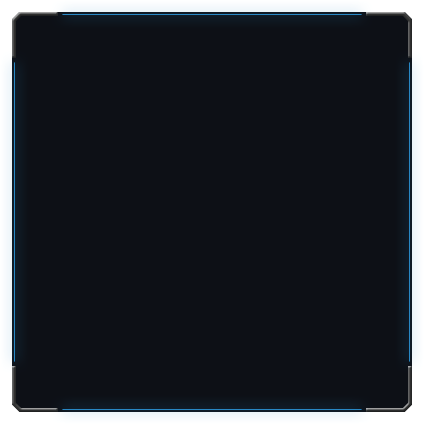
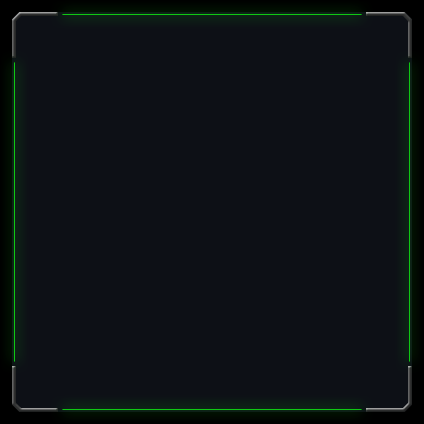
The second 424px x 424px image is a revision of the first. Changes to its layers:
hid group "UEF" (1st of 2, in "Divided for 6-patch") (9 layers) over box(0, 0, 424, 424)
showed group "Primary Construction" (15 layers) over box(0, 0, 424, 424)
showed "Black Background" over box(0, 0, 424, 424)
